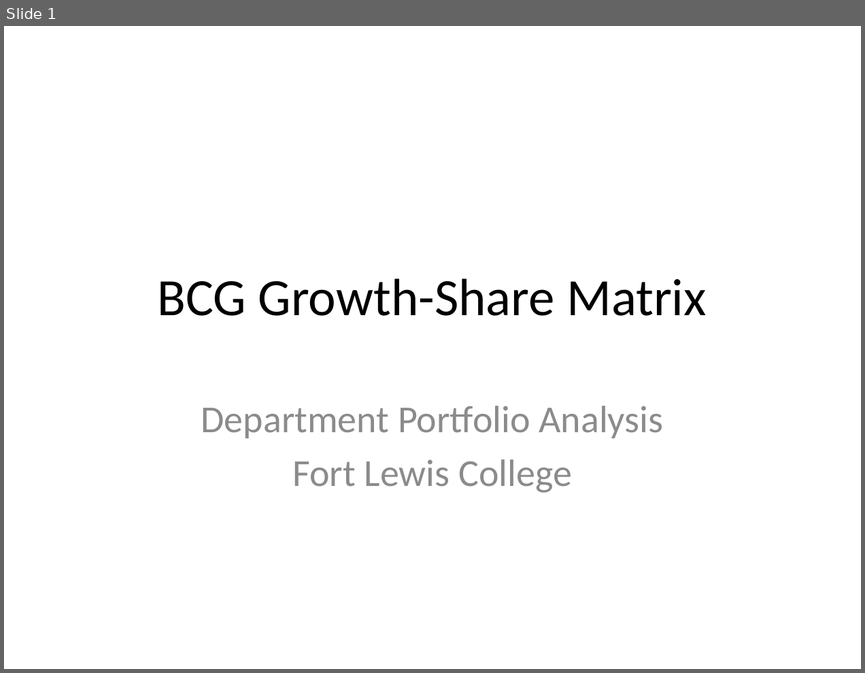
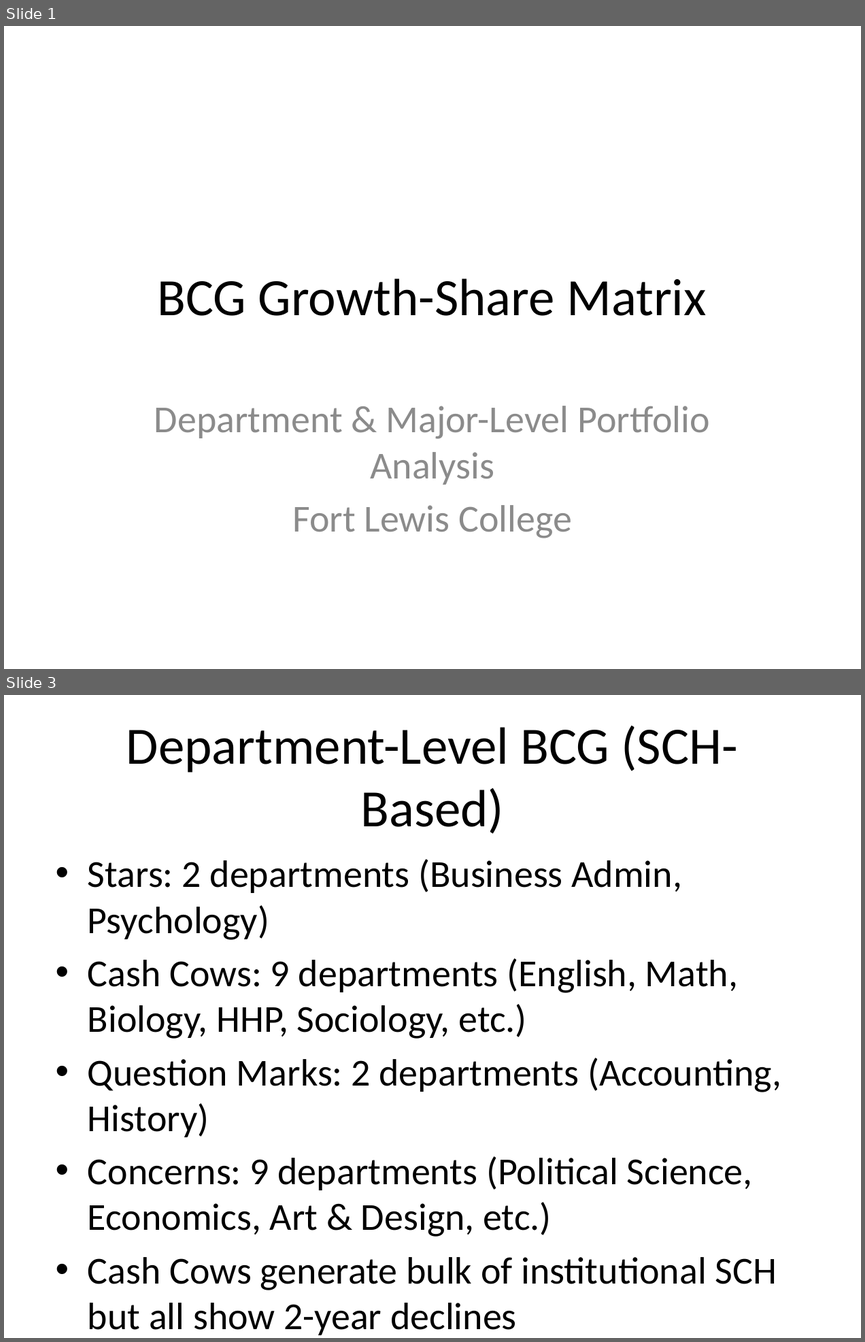
Before and after one commit to sarardm/flc-strategy-optimization-dashboard, a slide deck: generated_docs/BCG_Slide_Deck.pptx. Shown one above the other, each under a label of ours: slide 1 before the commit, slides 1 and 3 after it; the slides between them are not shown. The pictures are 865x673 and 865x1342 pixels, drawn with LibreOffice and Linux fonts; fonts in the diff are those of the drawing. Boxes give left, top, right and bottom in pixels: in the first picture for what was removed or moved away, otherwise in the second. Text is boxed around its words. In the diff, an @@ line names an element or a change of style, - is before the commit and + after.

Commit message:
Update SWOT Matrix and Zone to Win risk analysis

```diff
--- a/generated_docs/BCG_Slide_Deck.pptx
+++ b/generated_docs/BCG_Slide_Deck.pptx
@@ slide 3 added at (4, 695, 861, 1338), background #FFFFFF @@
@@ title added at (126, 726, 738, 834), 44 pt, text #000000 @@
+Department-Level BCG (SCH-Based)
@@ text added at (88, 859, 782, 1335), 32 pt, text #000000 @@
+• Stars: 2 departments (Business Admin, Psychology)
+• Cash Cows: 9 departments (English, Math, Biology, HHP, Sociology, etc.)
+• Question Marks: 2 departments (Accounting, History)
+• Concerns: 9 departments (Political Science, Economics, Art & Design, etc.)
+• Cash Cows generate bulk of institutional SCH but all show 2-year declines
+• Source: BCG Presentation.pptx (FLC Internal)
@@ slide 1 changed as well @@
@@ subtitle at (154, 405, 710, 484): text changed @@
-Department Portfolio Analysis
+Department & Major-Level Portfolio Analysis
```
Also in this commit, not shown: 6 other slides changed, 1 other slide added, 1 slide removed, 15 other files.
